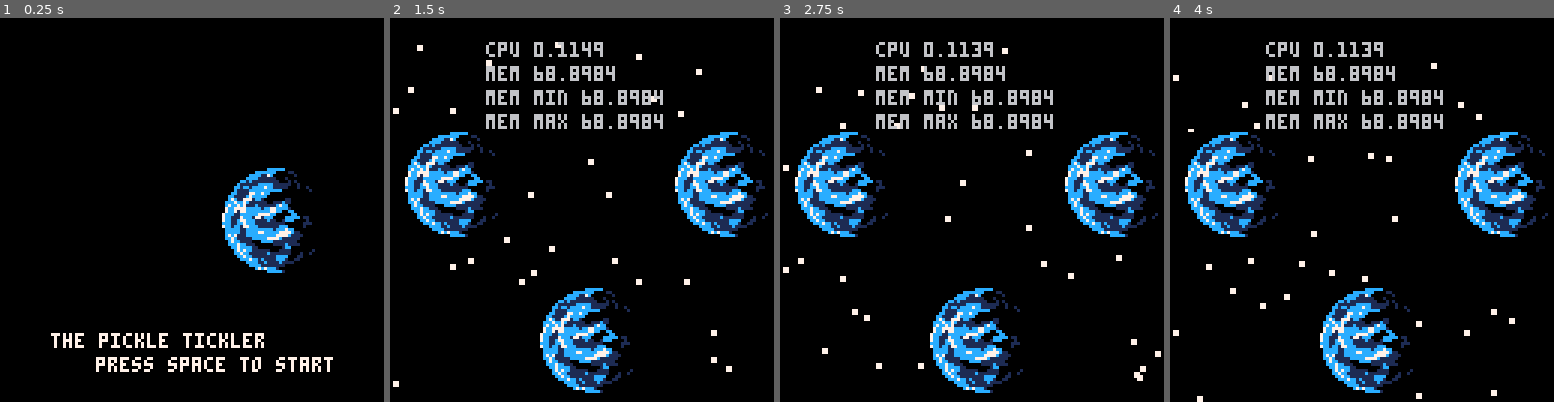
Above: before the commit, frames 1-4 (left to right).
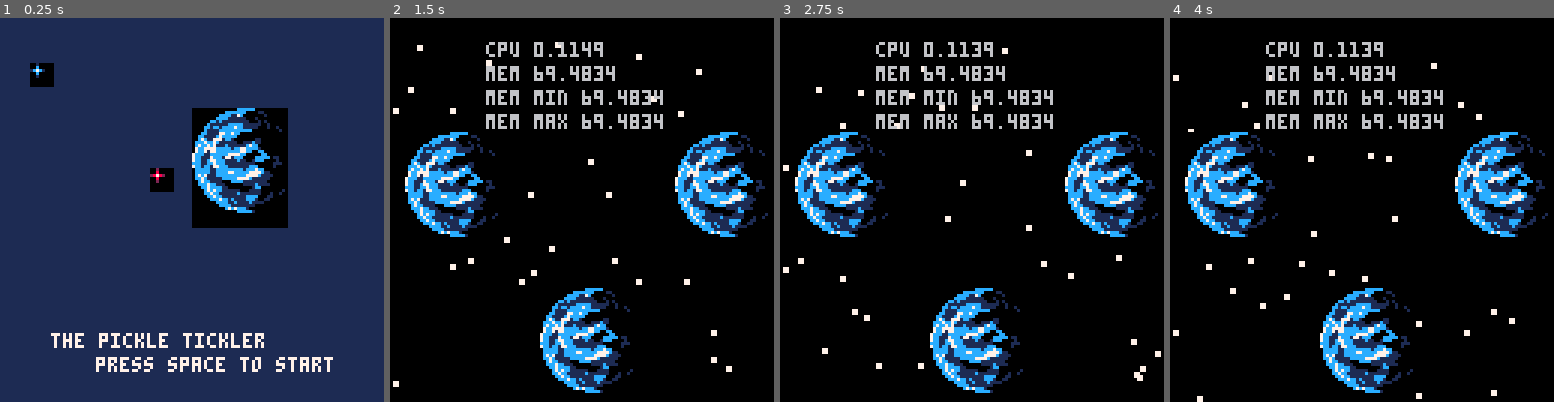
Above: after the commit, the same moments.

Repository: woofers/discord-jam-2
Game: PICO-8 cartridge discord-jam-2.p8
The game is run twice, just before and just after one commit, with the same random seed, the same clock (stepped at 60 frames per second) and the same inputs.
Inputs:
- Up to frame 1 (0.25 s): no input
- Up to frame 2 (1.5 s): tap X (X key) at 0.33, 1.07 s; tap O (Z key) at 0.7 s
- Up to frame 3 (2.75 s): hold Right 1.6-2.1 s; tap O (Z key) at 1.7, 2.1, 2.5 s; tap X (X key) at 1.85 s; hold Up 2.15-2.42 s; hold Right from 2.47 s (still down)
- Up to frame 4 (4 s): tap O (Z key) at 2.9, 3.3, 3.7 s; tap X (X key) at 2.97 s; release Right at 3.03 s; hold Left 3.08-3.58 s; hold Down 3.63-3.97 s

The runs differ from the first frame. In frame 1, 93% of the frame differs, in the area x 0-100%, y 0-100%; in frame 2, 0.2%; in frame 3, 0.2%; in frame 4, 0.2%.

Commit message:
Update discord-jam-2.p8

Diff:
--- a/discord-jam-2.p8
+++ b/discord-jam-2.p8
@@ -290,13 +290,15 @@
 end
 
 function menu:render(dt)
-   bg(0)
+   bg(1)
 
    print("the pickle tickler", 17, 105, 7)
    print("press space to start", 32, 113, 7)
 
    -- draw planet
-   spr(12, 74, 50, 4, 5)
+   draw_planet(64,30)
+   draw_redstar(50,50)
+   draw_bluestar(10, 15)
 
 end
 
@@ -319,6 +321,12 @@
 
 function draw_planet(x, y)
    spr(12, x, y, 4, 5)
+end
+function draw_redstar(x, y)
+	spr(11, x, y)
+end
+function draw_bluestar(x, y)
+	spr(27, x, y)
 end
 
 
